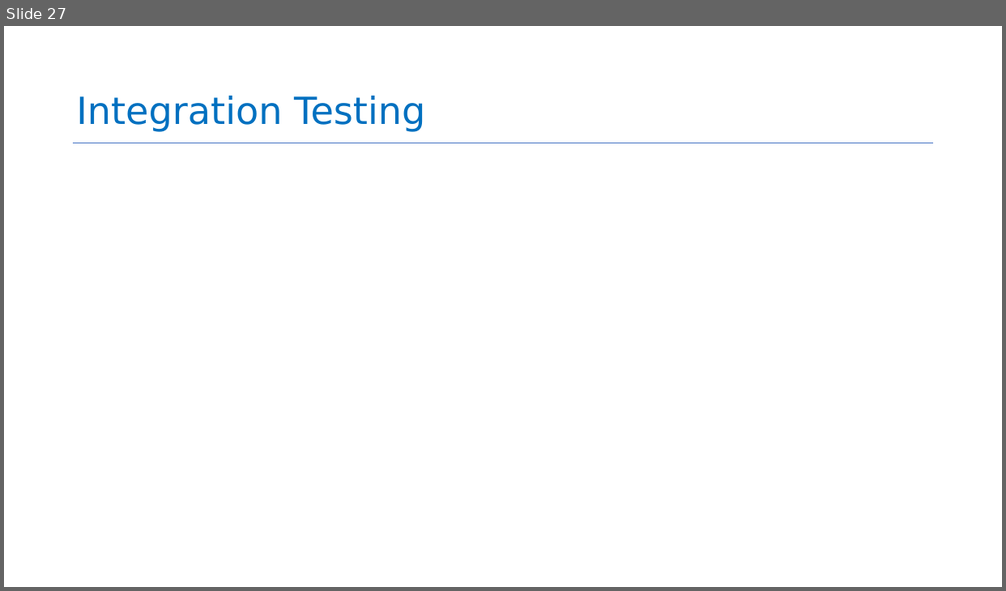
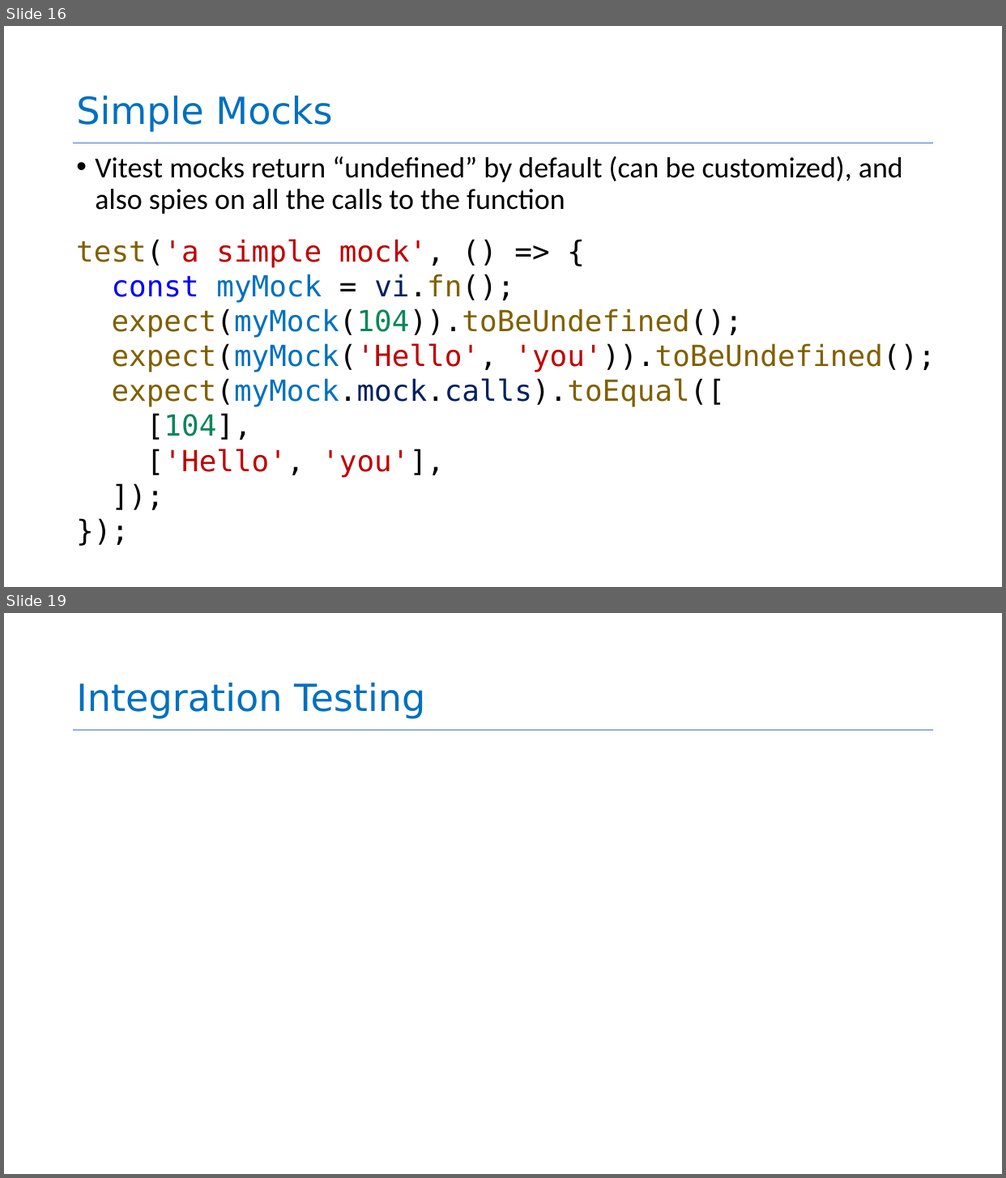
Before and after one commit to neu-se/CS4530-Spring-2026, a slide deck: Slides/Module 10 Testing Larger Things.pptx. Shown one above the other, each under a label of ours: slide 27 before the commit, slides 16 and 19 after it; the slides between them are not shown. The pictures are 1006x591 and 1006x1178 pixels, drawn with LibreOffice and Linux fonts; fonts in the diff are those of the drawing. Boxes give left, top, right and bottom in pixels: in the first picture for what was removed or moved away, otherwise in the second. Text is boxed around its words. In the diff, an @@ line names an element or a change of style, - is before the commit and + after.

```diff
--- a/Slides/Module 10 Testing Larger Things.pptx
+++ b/Slides/Module 10 Testing Larger Things.pptx
@@ slide 16 added at (4,26,1002,587), background #FFFFFF; not listed: 1 template element that a slide beside it also shows @@
@@ title added at (76,96,332,132), 72 pt, text #0070C0 @@
+Simple Mocks
@@ text added at (95,156,903,214), 56 pt, text #000000 @@
+• Vitest mocks return “undefined” by default (can be customized), and also spies on all the calls to the function
@@ text added at (76,239,936,478), 56 pt, text #806000 @@
+test('a simple mock', () => {
+const myMock = vi.fn();
+expect(myMock(104)).toBeUndefined();
+expect(myMock('Hello', 'you')).toBeUndefined();
+expect(myMock.mock.calls).toEqual([
+[104],
+['Hello', 'you'],
+]);
+});
@@ what was slide 27 is now slide 19 @@
```
Also in this commit, not shown: 24 slides changed, 18 other slides added, 2 other files.
